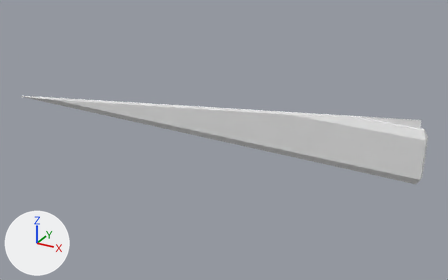
What one commit did to the Blender file Models/med2_8_slice32RH.blend.
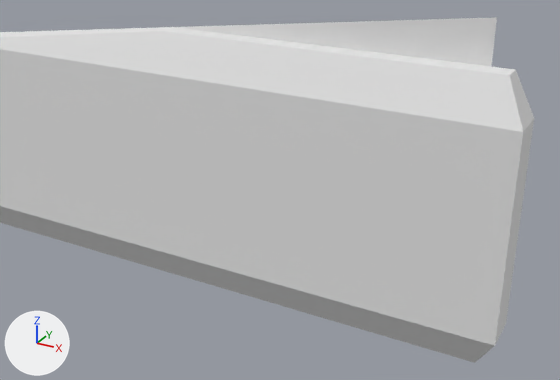
Each version appears first whole from a 50 mm camera at (1.766, -1.491, 0.106) aimed at (0.234, 1.294, -1.287), and next in a close-up from a 50 mm camera at (1.432, 0.638, -0.835) aimed at (1.131, 1.184, -1.108). Every picture has the same lights, and +X, +Y and +Z are marked at lower left.

The older version as bpy lines, for what is in view:
```python
me_med2_8 = bpy.data.meshes.new('med2_8')
me_med2_8.from_pydata(...)  # 16 vertices, 10 faces; spans x -1.28..1.28, y 1.24..1.28, z -1.28..-0.96
me_med2_8.materials.append(mat_med2_8)  # its picture is missing
me_med2_8_001 = bpy.data.meshes.new('med2_8.001')
me_med2_8_001.from_pydata(...)  # 14 vertices, 12 faces; spans x 1.28..1.32, y 1.24..1.28, z -1.28..-1.001
me_med2_8_001.materials.append(mat_med2_8)  # its picture is missing
ob_med2_8_cornerrh = bpy.data.objects.new('med2_8_cornerRH', me_med2_8_001)
ob_med2_8_cornerrh.location = (0.0, 0.0, 0.0)
ob_med2_8_mesh = bpy.data.objects.new('med2_8_mesh', me_med2_8)
ob_med2_8_mesh.location = (0.0, 0.0, 0.0)
```
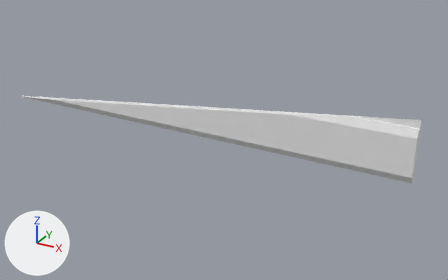
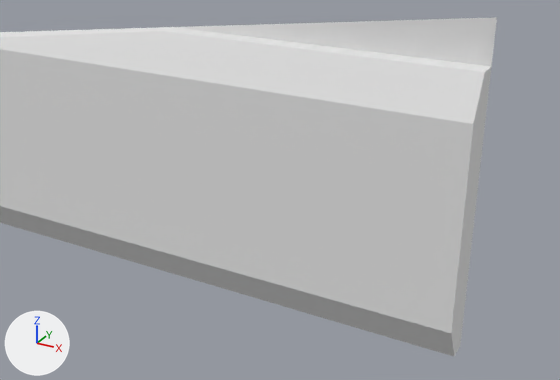
The newer file is also turned or shifted as a whole; pictures and numbers use the older file's frame.

Location of each change, (x1, y1, x2, y2) in pixels of the close-ups (560 x 380 px):
'med2_8_cornerRH', deleted
    before: (451, 67, 534, 363)

The change, as a list of edits to the scene's bpy script:
```text
Remove ob_med2_8_cornerrh:
    ob_med2_8_cornerrh = bpy.data.objects.new('med2_8_cornerRH', me_med2_8_001)
    ob_med2_8_cornerrh.location = (0.0, 0.0, 0.0)
```
